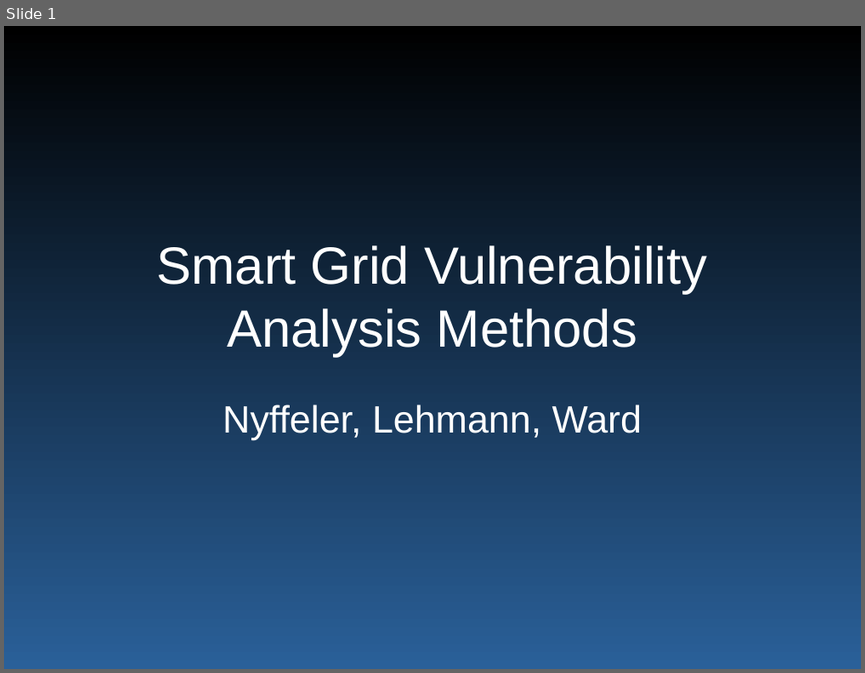
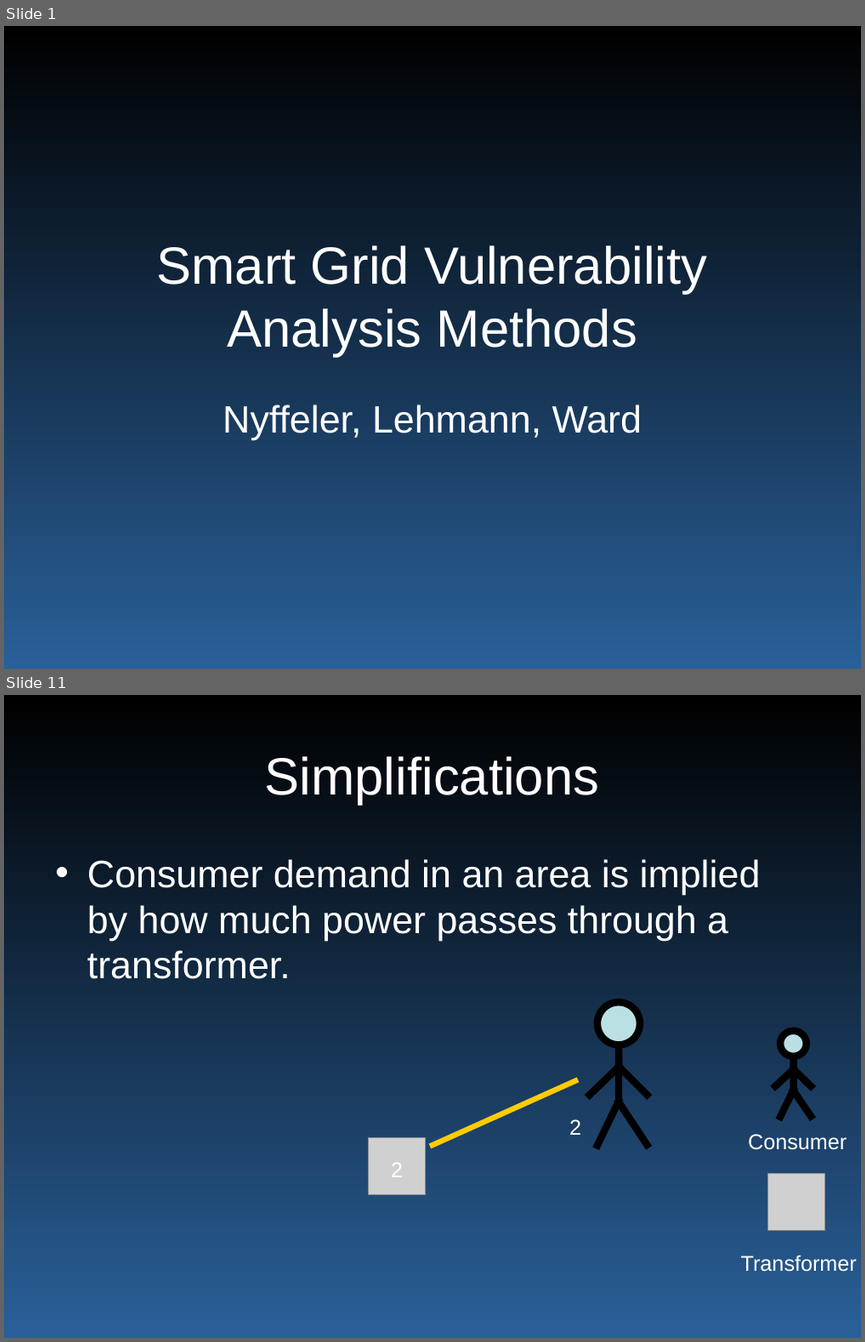
Before and after one commit to wyatt8740/CS460_Capstone, a slide deck: smartgrid_465.ppt. Shown one above the other, each under a label of ours: slide 1 before the commit, slides 1 and 11 after it; the slides between them are not shown. The pictures are 865x673 and 865x1342 pixels, drawn with LibreOffice and Linux fonts; fonts in the diff are those of the drawing; grey boxes stand for pictures. Boxes give left, top, right and bottom in pixels: in the first picture for what was removed or moved away, otherwise in the second. Text is boxed around its words. In the diff, an @@ line names an element or a change of style, - is before the commit and + after.

```diff
--- a/smartgrid_465.ppt
+++ b/smartgrid_465.ppt
@@ slide 11 added at bbox=[4, 695, 861, 1338], background gradient #000000 to #2A6099 @@
@@ title added at bbox=[265, 756, 599, 805], 44 pt, text #FFFFFF @@
+Simplifications
@@ text added at bbox=[87, 859, 760, 979], 32 pt, text #FFFFFF @@
+• Consumer demand in an area is implied by how much power passes through a transformer.
@@ group added at bbox=[589, 1002, 647, 1145]: 5 lines, 1 ellipse @@
@@ group added at bbox=[775, 1031, 811, 1117]: 5 lines, 1 ellipse @@
@@ line added from (575, 1081) to (432, 1145), #FFCC00 4.51 pt @@
@@ text added at bbox=[569, 1119, 581, 1134], 18 pt, text #FFFFFF @@
+2
@@ picture added at bbox=[368, 1138, 426, 1196] @@
@@ text added at bbox=[748, 1134, 846, 1150], 18 pt, text #FFFFFF @@
+Consumer
@@ text added at bbox=[391, 1163, 403, 1177], 18 pt, text #FFFFFF @@
+2
@@ picture added at bbox=[768, 1173, 826, 1231] @@
@@ text added at bbox=[741, 1254, 857, 1271], 18 pt, text #FFFFFF @@
+Transformer
```
Also in this commit, not shown: 8 slides changed, 2 other slides added, 1 slide removed.
